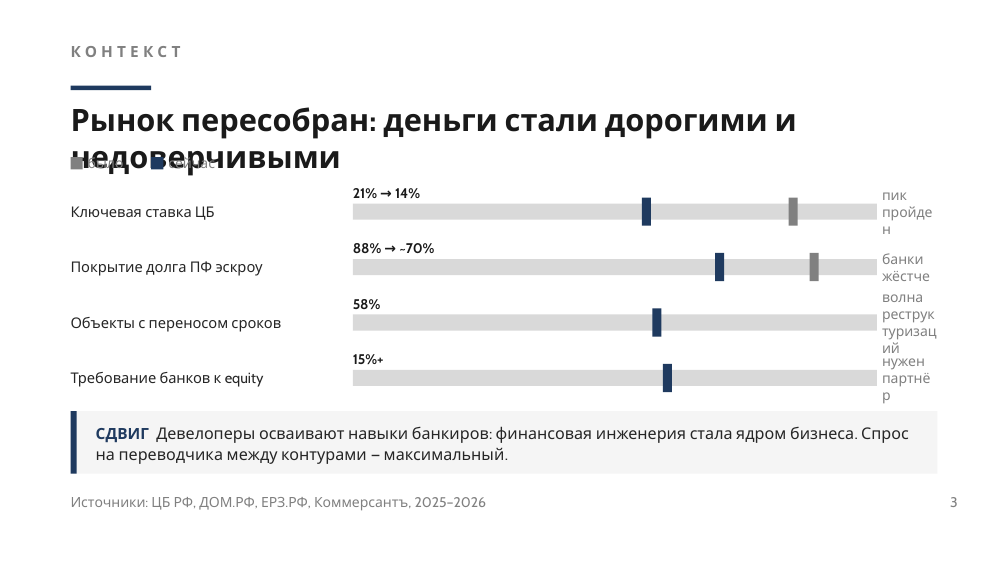
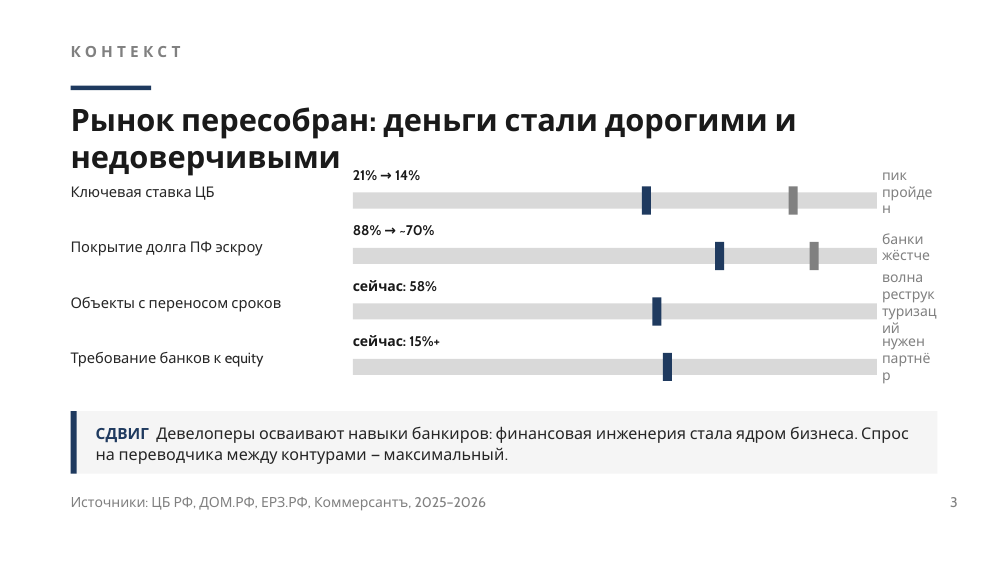
Before and after one commit to mail3875751-glitch/Solfeggio-2, a slide deck: slide 3 of Новое начало/Время партнёрских конструкций — внутренняя презентация (v2).pptx. Drawn at 1008x567 pixels with LibreOffice and Linux fonts; fonts in the diff are those of the drawing. Boxes give left, top, right and bottom in pixels: in the first picture for what was removed or moved away, otherwise in the second. Text is boxed around its words. In the diff, an @@ line names an element or a change of style, - is before the commit and + after.

```diff
--- a/Новое начало/Время партнёрских конструкций — внутренняя презентация (v2).pptx
+++ b/Новое начало/Время партнёрских конструкций — внутренняя презентация (v2).pptx
@@ rectangle removed at [71, 157, 83, 169] @@
@@ text removed at [88, 154, 124, 172] @@
-было
@@ rectangle removed at [151, 157, 163, 169] @@
@@ text removed at [168, 154, 215, 172] @@
-сейчас
@@ text "21% → 14%": place and size @@
-text "21% → 14%" at [353, 188, 420, 198]
+text "21% → 14%" at [353, 170, 420, 180]
@@ text "88% → ~70%": place and size @@
-text "88% → ~70%" at [353, 243, 434, 253]
+text "88% → ~70%" at [353, 225, 434, 235]
@@ text at [353, 280, 437, 291]: text changed @@
-58%
+сейчас: 58%
@@ text at [353, 335, 440, 346]: text changed @@
-15%+
+сейчас: 15%+
@@ 10 rectangles: place and size @@
-10 rectangles at [353, 198, 877, 392]
+10 rectangles at [353, 186, 877, 381]
@@ 8 texts: place and size @@
-8 texts at [71, 192, 930, 387]
+8 texts at [71, 172, 930, 367]
```
Also in this commit, not shown: 8 other slides changed.
